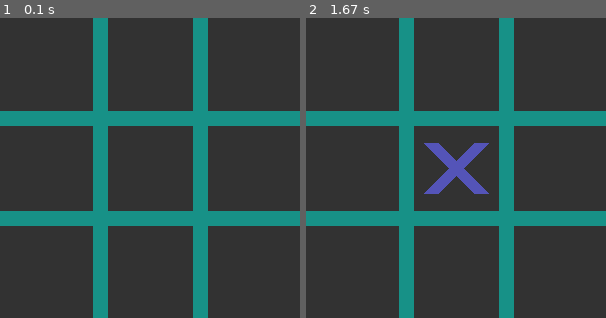
Above: before the commit, frames 1-2 (left to right).
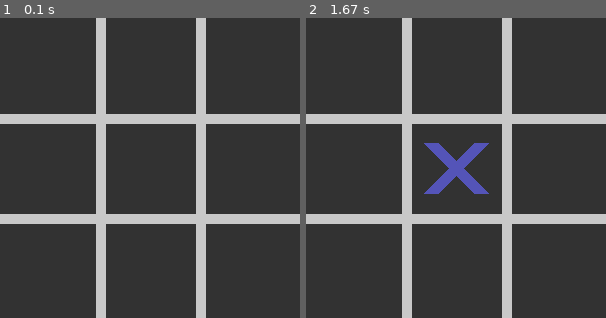
Above: after the commit, the same moments.

Repository: KanoKito/tic_tac_toe
Game: pygame game, started from pygame_test.py
Same seed, same stepped clock (60 frames per second), same inputs: the game is played once before the commit and once after it.
Inputs (mouse positions are in pixels of both pictures, inside the frame that each line leads up to):
- Up to frame 1 (0.1 s): no input
- Up to frame 2 (1.67 s): click (456, 168) at 0.38 s

The runs differ from the first frame. In frame 1, 19% of the frame differs, in the area x 0-100%, y 0-100%; in frame 2, 19%.

Commit message:
fix error

Diff:
--- a/pygame_test.py
+++ b/pygame_test.py
@@ -10,9 +10,9 @@
 CELL_SIZE = 100
 BOARD_SIZE = 3
 WIDTH = HEIGHT = CELL_SIZE * BOARD_SIZE
-LINE_WIDTH = 15
+LINE_WIDTH = 10
 BG_COLOR = (50, 50, 50)
-LINE_COLOR = (23, 145, 135)
+LINE_COLOR = (200, 200, 200)
 X_COLOR = (84, 84, 184)
 O_COLOR = (242, 235, 211)
 X_WIDTH = 15
@@ -125,8 +125,8 @@
                     проверить на ничью,
                     сменить игрока.
                 """
-
-                game.make_move(clicked_row, clicked_col, current_player)
+                if game.board[clicked_row][clicked_col] == ' ':
+                    game.make_move(clicked_row, clicked_col, current_player)
                 draw_figures(game.board)
                 if game.check_win(current_player):
                     print(f'Победил {current_player}.')
